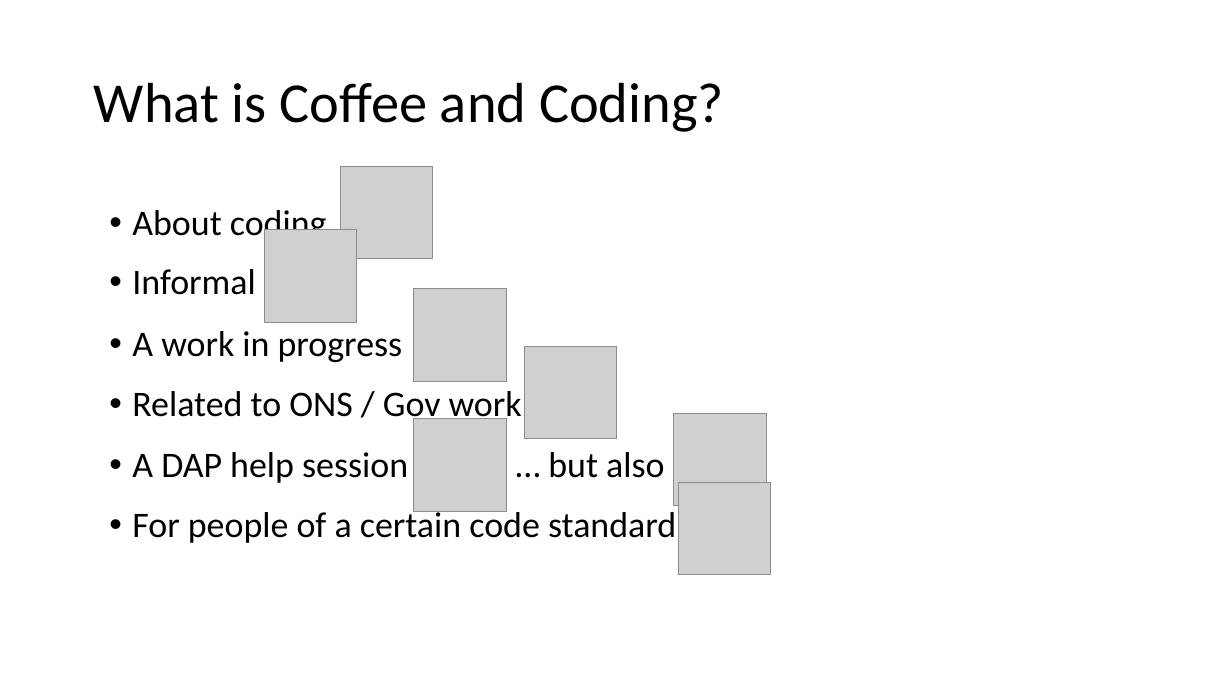
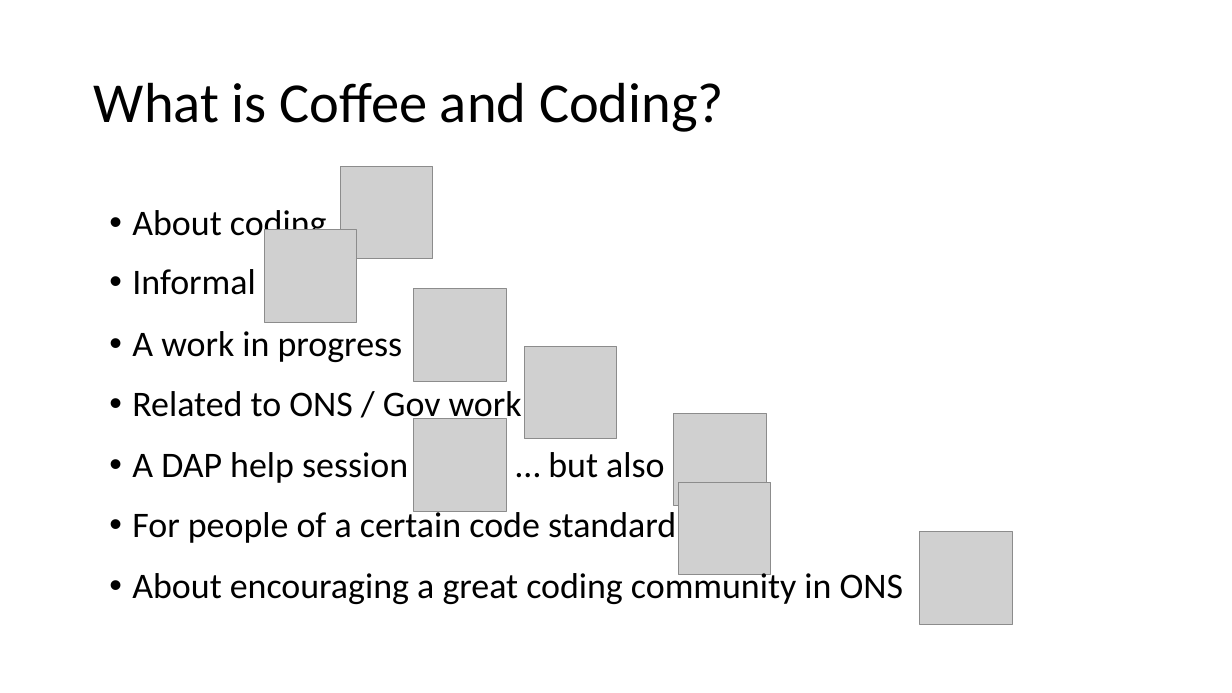
Before and after one commit to datasciencecampus/coffee-and-coding, a slide deck: slide 2 of 20181127_intro_to_data_science_tools/coffee_coding_intro_and_ds_tools.pptx. Drawn at 1232x693 pixels with LibreOffice and Linux fonts; fonts in the diff are those of the drawing; grey boxes stand for pictures. Boxes give left, top, right and bottom in pixels: in the first picture for what was removed or moved away, otherwise in the second. Text is boxed around its words. In the diff, an @@ line names an element or a change of style, - is before the commit and + after.

Commit message:
ppt tweak

```diff
--- a/20181127_intro_to_data_science_tools/coffee_coding_intro_and_ds_tools.pptx
+++ b/20181127_intro_to_data_science_tools/coffee_coding_intro_and_ds_tools.pptx
@@ picture added at [920, 532, 1012, 625] @@
@@ text added at [132, 569, 903, 604], 28 pt, text #000000 @@
+• About encouraging a great coding community in ONS
```
